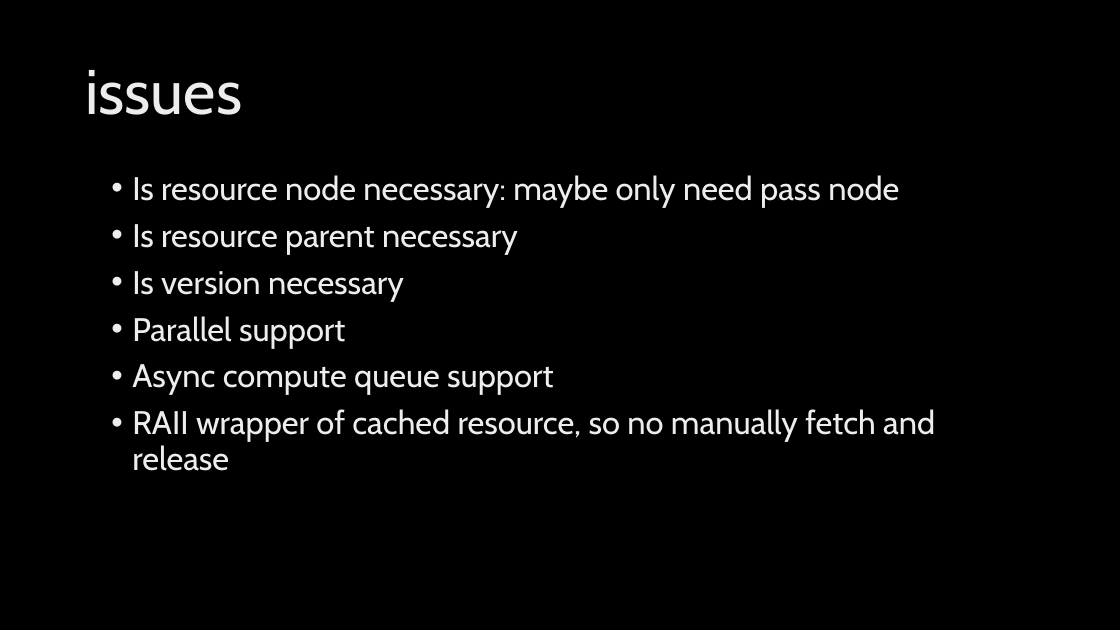
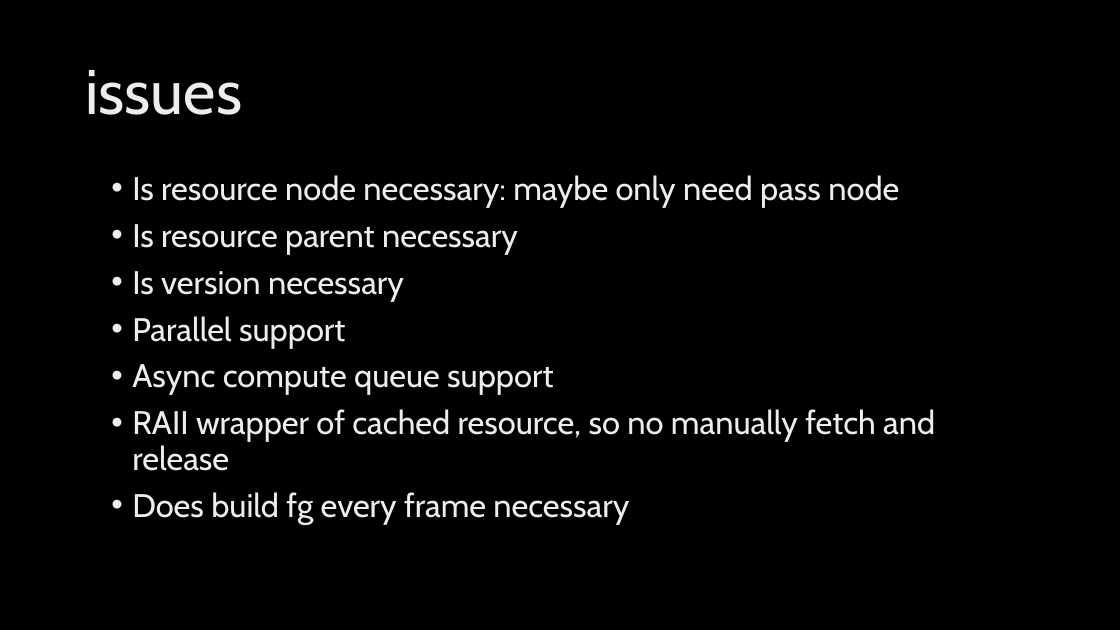
Before and after one commit to AndrewChan2022/ppt, a slide deck: slide 20 of Filament frame graph introduction.pptx (slide 19 before the commit). Drawn at 1120x630 pixels with LibreOffice and Linux fonts; fonts in the diff are those of the drawing; background and template pictures are left out. Boxes give left, top, right and bottom in pixels: in the first picture for what was removed or moved away, otherwise in the second. Text is boxed around its words. In the diff, an @@ line names an element or a change of style, - is before the commit and + after.

```diff
--- a/Filament frame graph introduction.pptx
+++ b/Filament frame graph introduction.pptx
@@ text at (132,492,629,525): paragraph added @@
+• Does build fg every frame necessary
```
Also in this commit, not shown: 3 other slides changed, 2 slides added.
